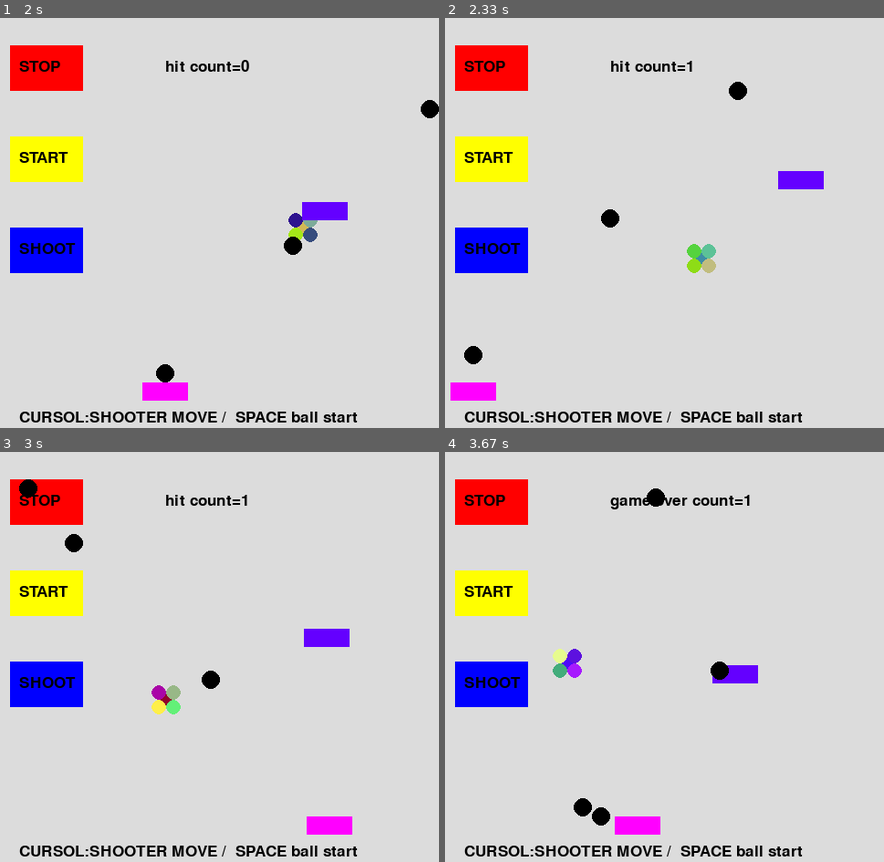
Above: before the commit, frames 1-4 (two rows, left to right).
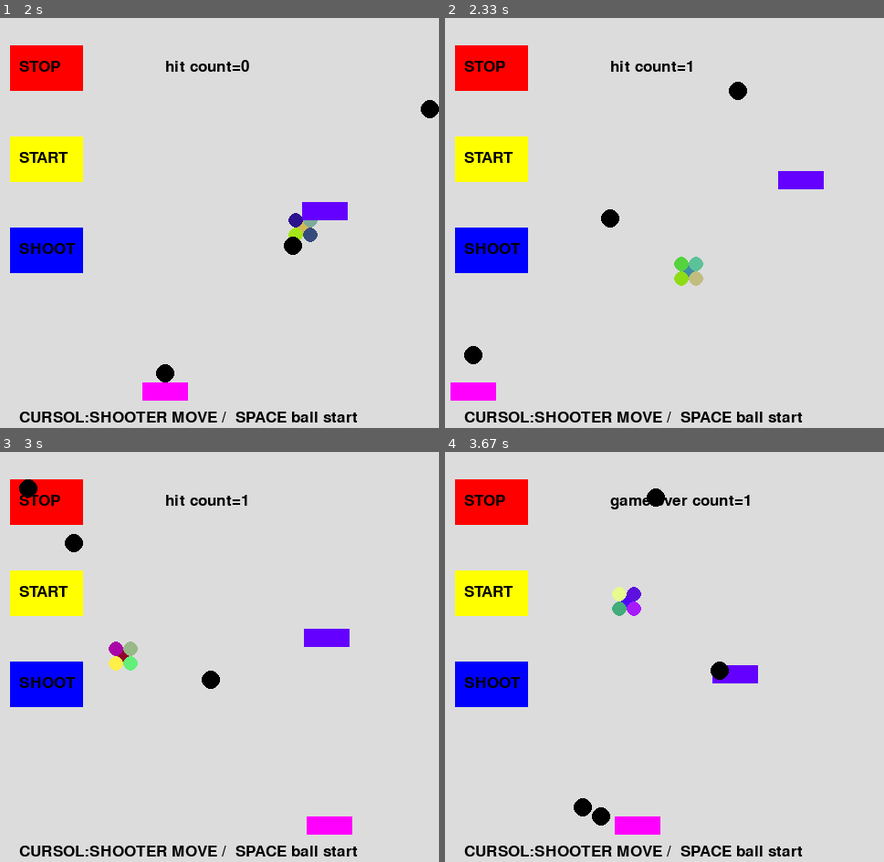
Above: after the commit, the same moments.

Repository: snc29654/pygame
Game: pygame game, started from mixtest2_class.py
Same seed, same stepped clock (60 frames per second), same inputs: the game is played once before the commit and once after it.
Inputs:
- Up to frame 1 (2 s): hold Right 0.33-0.8 s; hold Left 1.33-1.87 s; tap Space at 1.4, 1.7, 1.97 s; hold Left from 1.9 s (still down)
- Up to frame 2 (2.33 s): tap Space at 2.27 s; release Left at 2.3 s
- Up to frame 3 (3 s): hold Right 2.33-2.97 s; tap Space at 2.4, 2.7 s
- Up to frame 4 (3.67 s): hold Left 3-3.47 s; tap Space at 3.07, 3.37, 3.57 s; hold Right from 3.5 s (still down)

Frame 1 is identical in both runs. In frame 2, 0.7% of the frame differs, in the area x 52-62%, y 55-66%; in frame 3, 0.8%, in the area x 24-42%, y 46-64%; in frame 4, 0.8%.

Commit message:
追撃毎に的が速く動く

Diff:
--- a/mixtest2_class.py
+++ b/mixtest2_class.py
@@ -50,7 +50,7 @@
     def hit_check(self):
         for i in range(10):
             if(((self.bxt[i]>(self.x-self.target_size))and(self.bxt[i]<(self.x+self.target_size)))
-             and((self.byt[i]>(self.y-5))and(self.byt[i]<(self.y+5)))):
+             and((self.byt[i]>(self.y-7))and(self.byt[i]<(self.y+7)))):
                 self.hit=1
 
 
@@ -71,22 +71,22 @@
     def target_move(self):
         #的移動
         if(self.state==0):
-            self.x += 3
+            self.x += (3 +self.hit_count)
             if(self.x>400):
                 self.state=1
         if(self.state==1):
-              self.x -= 3
+              self.x -= (3 +self.hit_count)
               if(self.x<150):
                 self.state=0
 
 
         #的移動
         if(self.ystate==0):
-            self.y += 2
+            self.y += (2 +self.hit_count)
             if(self.y>300):
                 self.ystate=1
         if(self.ystate==1):
-              self.y -= 2
+              self.y -= (2 +self.hit_count)
               if(self.y<150):
                         self.ystate=0
 
